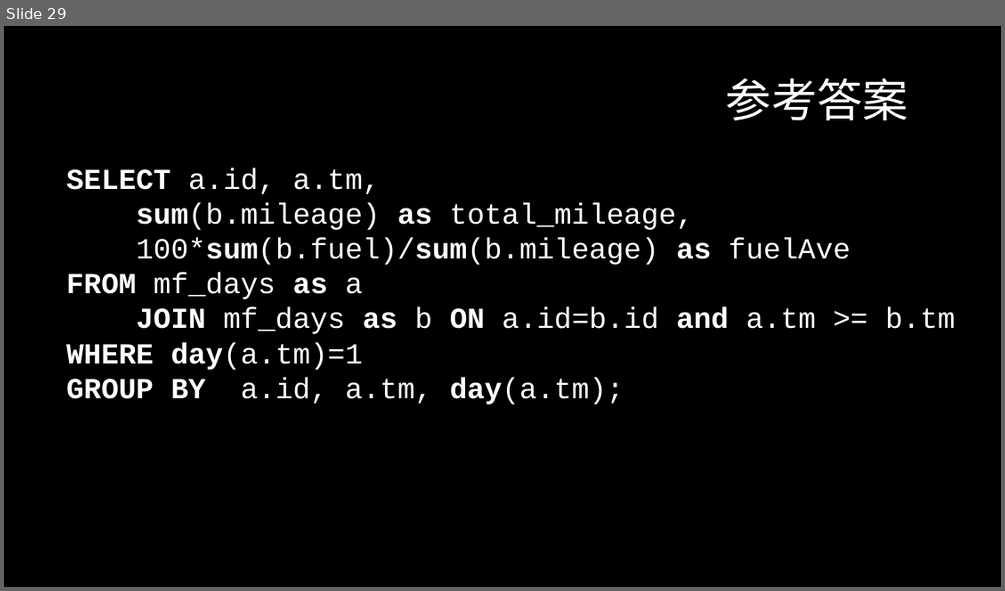
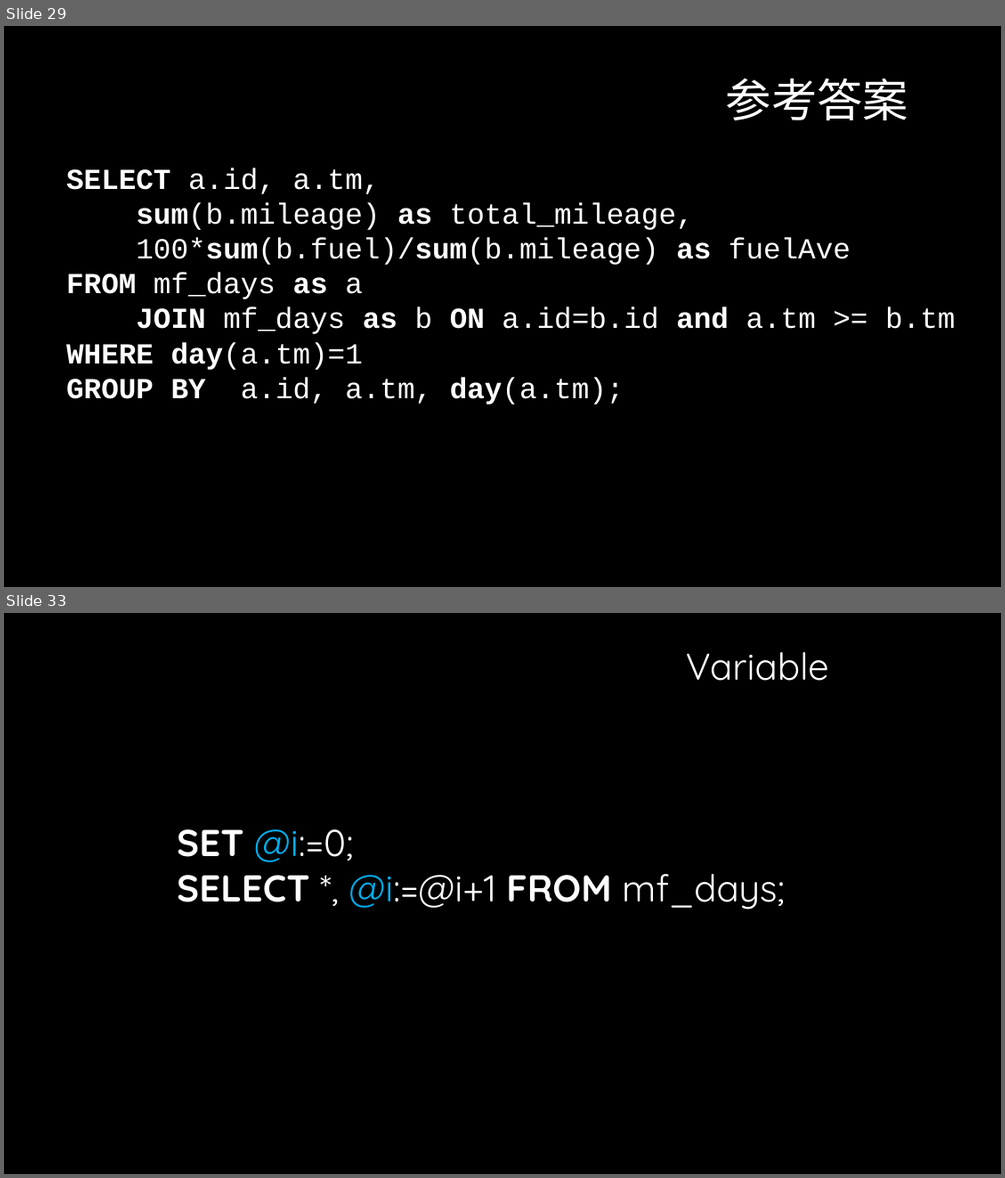
Before and after one commit to InCar/Training, a slide deck: Database/database.pptx. Shown one above the other, each under a label of ours: slide 29 before the commit, slides 29 and 33 after it; the slides between them are not shown. The pictures are 1005x591 and 1005x1178 pixels, drawn with LibreOffice and Linux fonts; fonts in the diff are those of the drawing; background and template pictures are left out. Boxes give left, top, right and bottom in pixels: in the first picture for what was removed or moved away, otherwise in the second. Text is boxed around its words. In the diff, an @@ line names an element or a change of style, - is before the commit and + after.

```diff
--- a/Database/database.pptx
+++ b/Database/database.pptx
@@ slide 33 added at bbox=[4, 613, 1001, 1174], background #000000 @@
@@ text added at bbox=[686, 652, 829, 681], 36 pt, text #FFFFFF @@
+Variable
@@ text added at bbox=[177, 829, 785, 909], 36 pt, text #FFFFFF @@
+SET @i:=0;
+SELECT *, @i:=@i+1 FROM mf_days;
```
Also in this commit, not shown: 7 other slides added, 1 slide removed.
